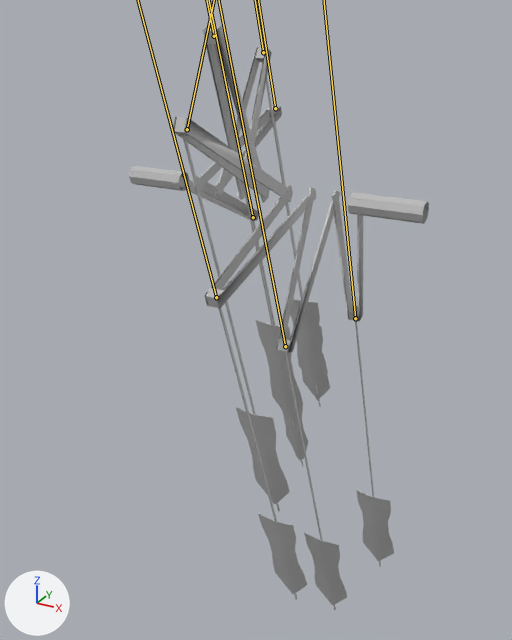
One commit to the FBX model Skyrates/Assets/Resources/Meshes/Components/ship_propulsion_tier1.fbx: the scene before it, then after it.
Camera for both pictures: a camera (50 mm lens) standing at (0.59, -0.356, -0.146) and looking at (-0.096, 0.89, -0.769). The lights are fixed; the arrows at lower left show +X, +Y and +Z. Both versions are drawn at frame 107 of the action 'Take 001'; the numbers are the values there. The bones that change are drawn over the model as lines.

Names of what the first picture shows: 'ship_propulsion_tier1'.
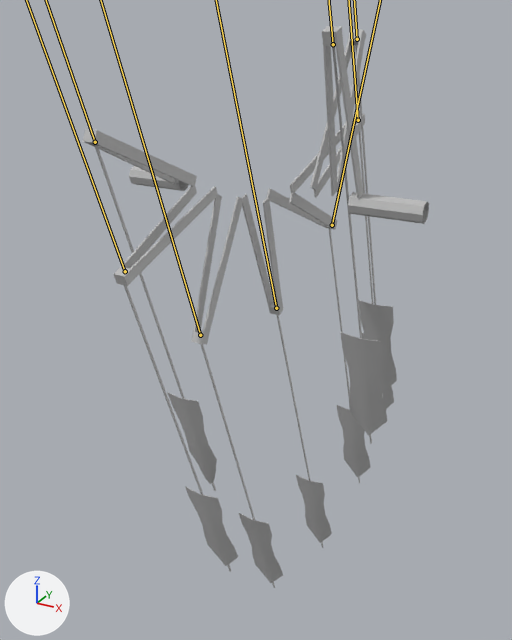
Where the change shows, as pixel boxes [x1, y1, x2, y2] in the pictures (512 x 640 px):
'ship_propulsion_tier1', posed (15% wider)
    before: [129, 26, 429, 610]
    after: [83, 26, 429, 588]

What the commit changed:
Bone 'Paddle8' (bone_paddle8) moves from (0.0, -51.6, 1.6) to (0.0, 0.0, 0.0).
Bone 'Paddle7' (bone_paddle7) moves from (0.0, -35.7, 40.0) to (0.0, 0.0, 0.0).
Bone 'Paddle6' (bone_paddle6) moves from (0.0, 1.0, 57.4) to (0.0, 0.0, 0.0).
Bone 'Paddle5' (bone_paddle5) moves from (59.4, 1.4, 0.0) to (0.0, 0.0, 0.0).
Bone 'Paddle4' (bone_paddle4) moves from (0.0, 56.8, 2.4) to (0.0, 0.0, 0.0).
Bone 'paddle3' (bone_paddle3) moves from (0.0, 36.3, -38.7) to (0.0, 0.0, 0.0).
Bone 'paddle2' (bone_paddle2) moves from (0.0, 0.5, -55.6) to (0.0, 0.0, 0.0).
Bone 'Paddle1' (bone_paddle1) moves from (0.0, -39.7, -38.5) to (0.0, 0.0, 0.0).
